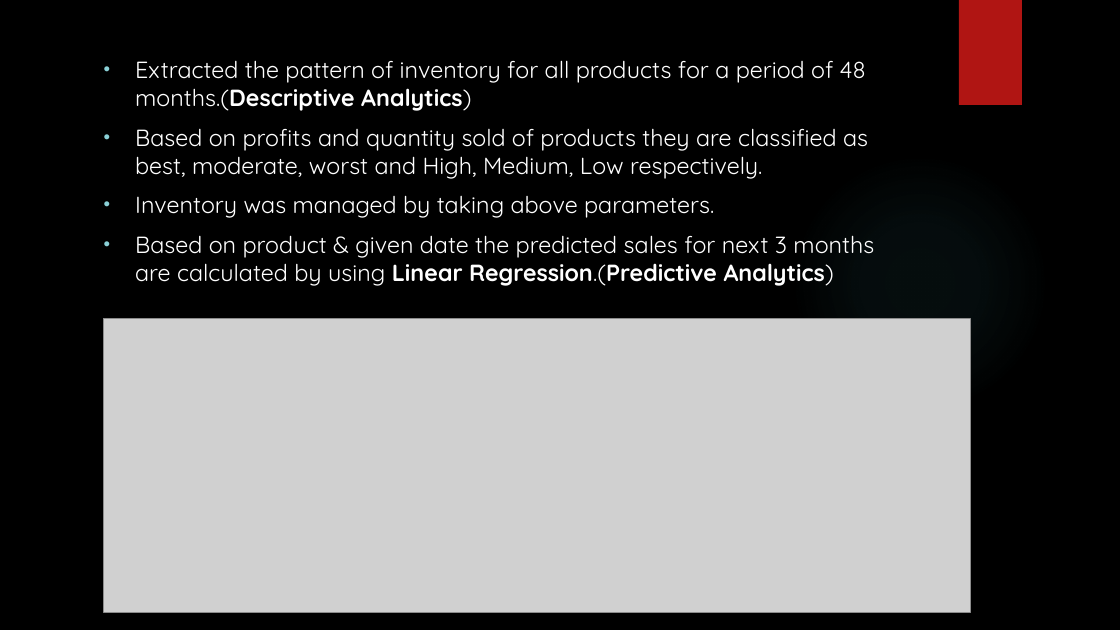
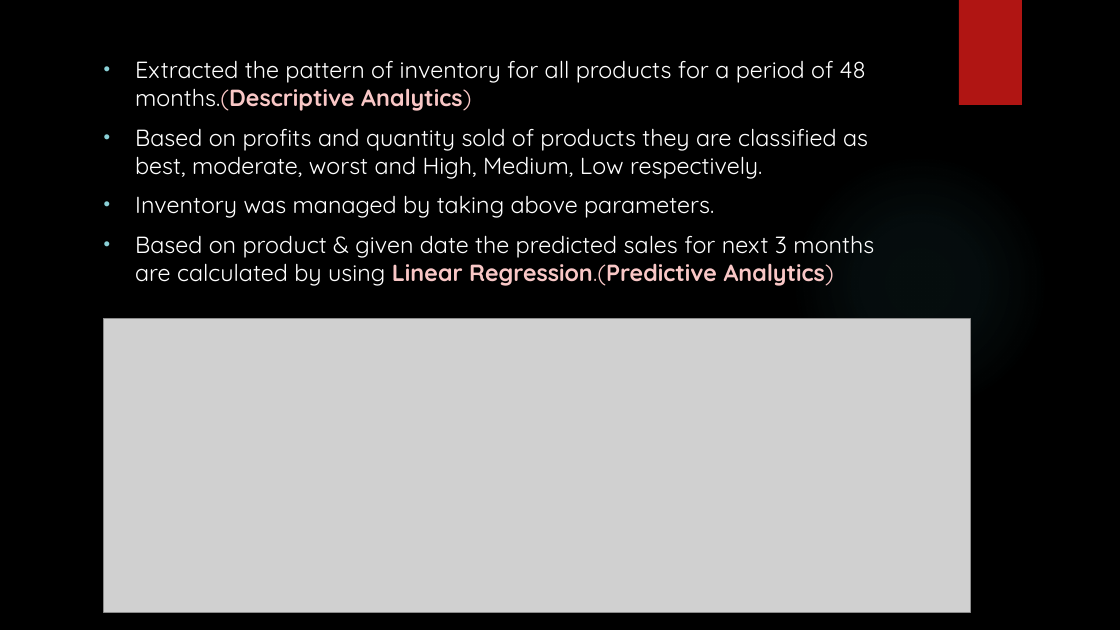
Before and after one commit to Vaishnav29/Digital-marketing, a slide deck: slide 33 of Final Folder/DIGITAL MARKETING.pptx (slide 32 before the commit). Drawn at 1120x630 pixels with LibreOffice and Linux fonts; fonts in the diff are those of the drawing; grey boxes stand for pictures; background and template pictures are left out. Boxes give left, top, right and bottom in pixels: in the first picture for what was removed or moved away, otherwise in the second. Text is boxed around its words. In the diff, an @@ line names an element or a change of style, - is before the commit and + after.

```diff
--- a/Final Folder/DIGITAL MARKETING.pptx
+++ b/Final Folder/DIGITAL MARKETING.pptx
@@ text at [135, 60, 874, 286]: text colour #FFFFFF to #F9C7C6 in "months.(Descriptive Analytics)", "Linear Regression.(Predictive Analytics)" @@
```
Also in this commit, not shown: 17 other slides changed, 1 slide added.
